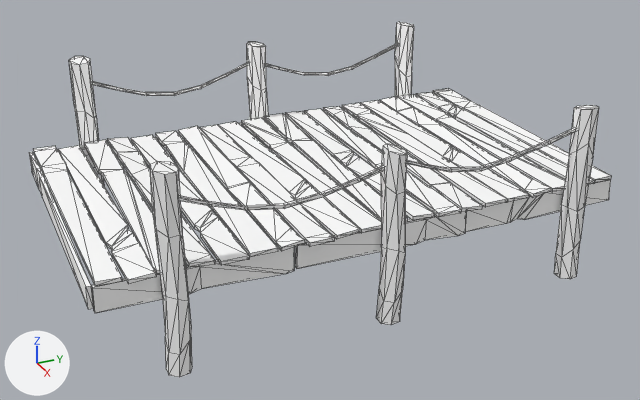
Before and after pictures for a commit that changed the glTF model frontend/assets/models3d/packs/quaternius-fbx/dock_wide.glb.
One viewpoint serves both versions: a 50 mm camera at (7.75, -3.41, 4.33) aimed at (0.17, 0.0, 0.54). The axes (+X, +Y, +Z) are drawn at lower left. The lights are the same throughout. The older version comes first. Mesh edges are drawn as thin lines. Where no turn or scale is listed for an object, it has been applied to the vertices.

The first picture shows 'Dock_Wide'.
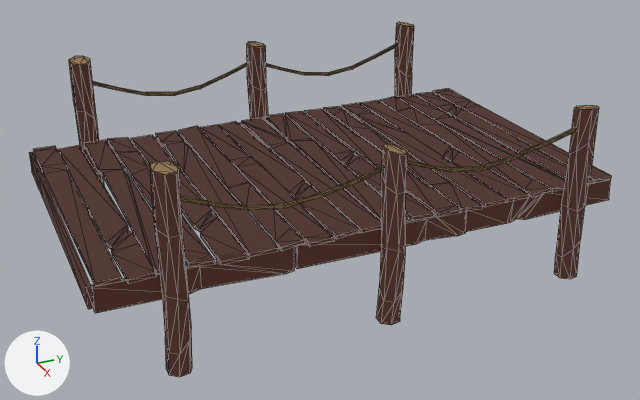
Edits to the bpy script that builds the scene:
```text
Change mat_material_0:
    mat_material_0.base_color: (1.0, 1.0, 1.0) -> (0.0337, 0.0107, 0.0071)  # white #ffffff -> brown #331b14
    add mat_material_0.emission_color = (0.0337, 0.0107, 0.0071)  # brown #331b14
    add mat_material_0.emission_strength = 1.0
Change mat_material_1:
    mat_material_1.base_color: (1.0, 1.0, 1.0) -> (0.134, 0.0835, 0.0381)  # white #ffffff -> brown #665237
    add mat_material_1.emission_strength = 1.0
Change mat_material_2:
    mat_material_2.base_color: (1.0, 1.0, 1.0) -> (0.0748, 0.0447, 0.0171)  # white #ffffff -> brown #4d3c23
    add mat_material_2.emission_strength = 1.0
```

Changed parts and their boxes [x1, y1, x2, y2] in the pictures (640 x 400 px):
'Dock_Wide', recoloured, surface changed (white to brown)
    both: [29, 22, 611, 377]
